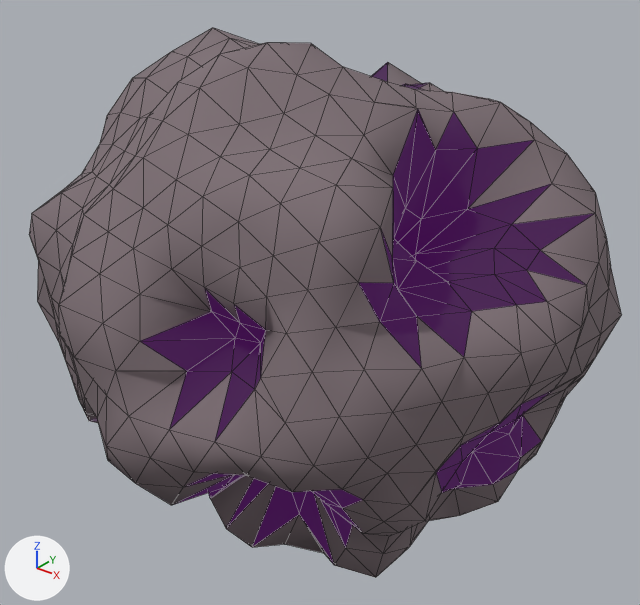
The glTF model assets/asteroids/asteroid_14.glb: old version first, new version second.
The view is the same before and after, from a 50 mm lens placed at (1.785, -2.248, 1.416), pointed at (-0.008, -0.007, 0.026). Every picture has the same lights, and +X, +Y and +Z are marked at lower left. The older version comes first. Mesh edges are drawn as thin lines.

Before the edit, the objects in view are built like this:
```python
mat_asteroidcrater_14 = principled_material('AsteroidCrater_14')
mat_asteroidcrater_14.base_color = (0.02, 0.01, 0.02)  # black #271927
mat_asteroidcrater_14.roughness = 1.0
mat_asteroidcrater_14.emission_color = (0.042, 0.0, 0.063)  # dark purple #3a0047
mat_asteroidcrater_14.emission_strength = 1.0
me_icosphere = bpy.data.meshes.new('Icosphere')
me_icosphere.from_pydata(...)  # 642 vertices, 1280 faces; spans x -1.03..0.96, y -0.93..0.89, z -0.87..0.95
# faces by material slot: [1015, 265]
me_icosphere.materials.append(mat_asteroidrock_14)  # grey #7c6e73
me_icosphere.materials.append(mat_asteroidcrater_14)  # black #271927
ob_asteroid_14 = bpy.data.objects.new('Asteroid_14', me_icosphere)
ob_asteroid_14.location = (0.0, 0.0, 0.0)
```
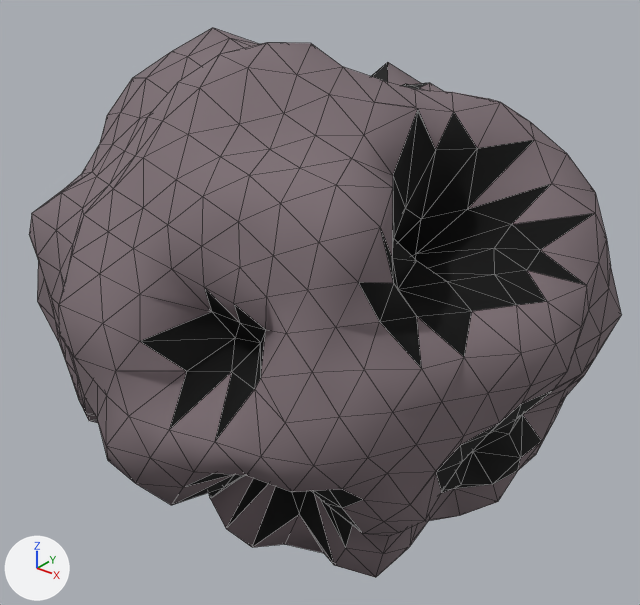
Pixel boxes (x1, y1, x2, y2) of what changed, in the pictures (640 x 605 px):
'Asteroid_14', recoloured, surface changed (darker): (91, 62, 594, 565) in both

What changed in the scene script:
```text
Change mat_asteroidcrater_14:
    mat_asteroidcrater_14.base_color: (0.02, 0.01, 0.02) -> (0.0, 0.0, 0.0)  # black #271927 -> black #000000
    remove mat_asteroidcrater_14.emission_color = (0.042, 0.0, 0.063)  # dark purple #3a0047
    remove mat_asteroidcrater_14.emission_strength = 1.0
```
